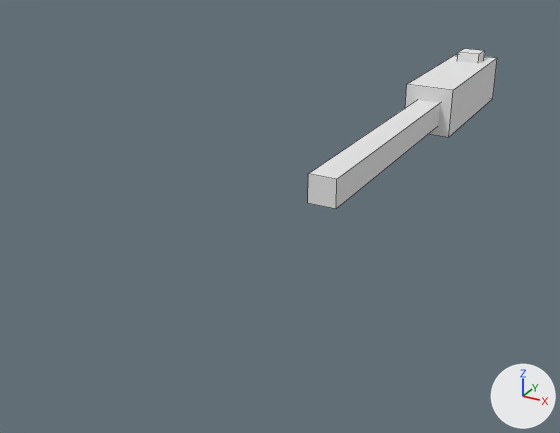
One commit to the OBJ model src/main/resources/assets/mtsofficialpack/objmodels/parts/gunm1919.obj: the scene before it, then after it.
Before and after are seen from a 50 mm camera at (0.615, -1.79, 0.571) aimed at (-0.126, -0.443, -0.103). Lighting does not change. The marker at lower right points along +X, +Y and +Z. Mesh edges are drawn as thin lines. Where no turn or scale is listed for an object, it has been applied to the vertices.

Names of what the first picture shows: 'model'.
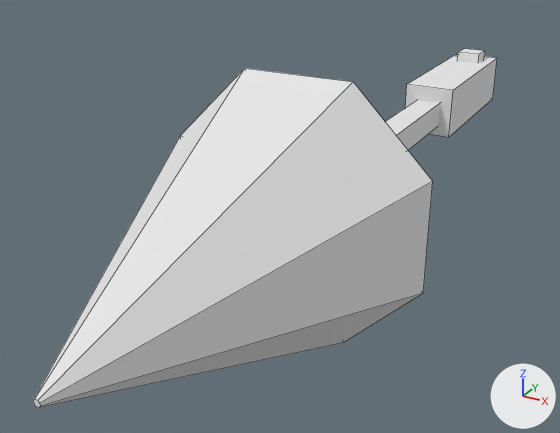
The change in detail:
Mesh me_mflash is new.
It has 24 vertices, 18 faces and spans x -0.256..0.256, y -1.269..-0.5, z -0.256..0.256.
It uses material mat_none (white #e7e7e7).
Object '&mflash' (ob_mflash) is new; it shows me_mflash.
Its location is (0.0, 0.0, 0.0).

Location of each change, [x1, y1, x2, y2] in pixels of the pictures (560 x 433 px):
'&mflash', added: after [33, 68, 433, 408]
